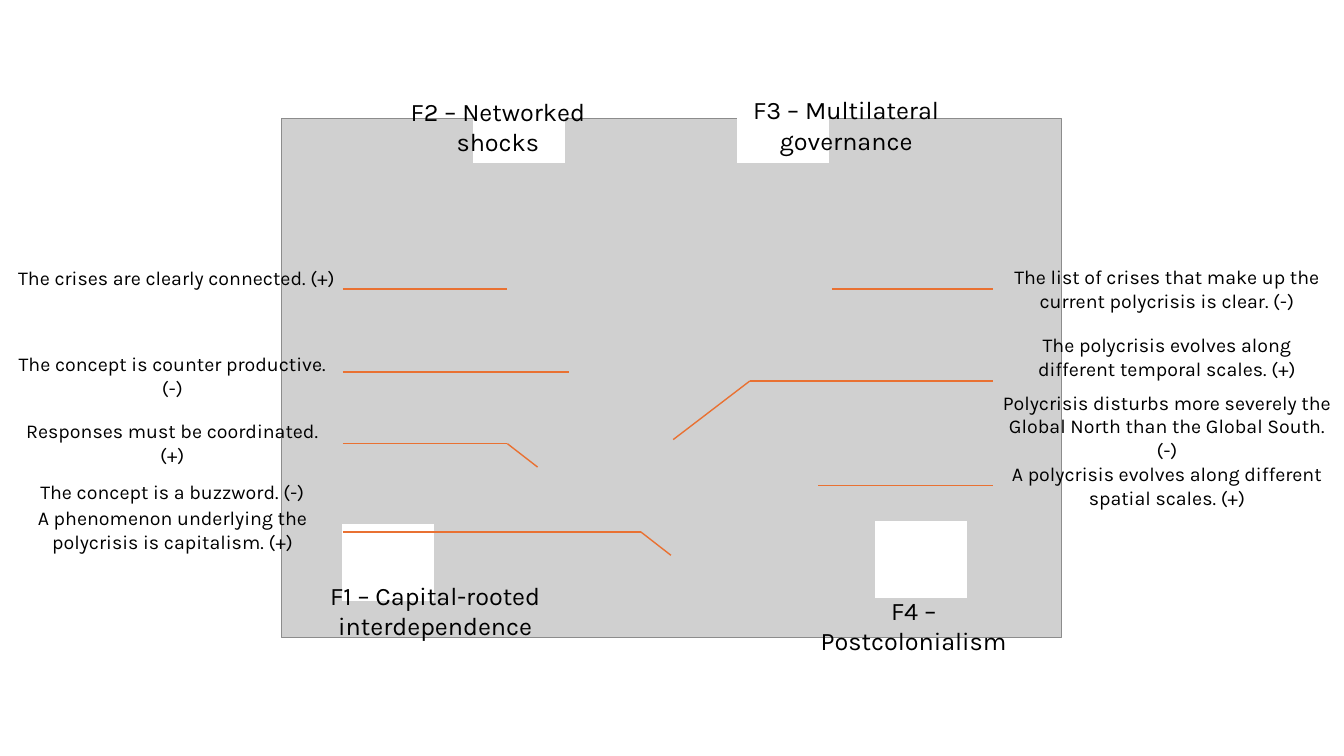
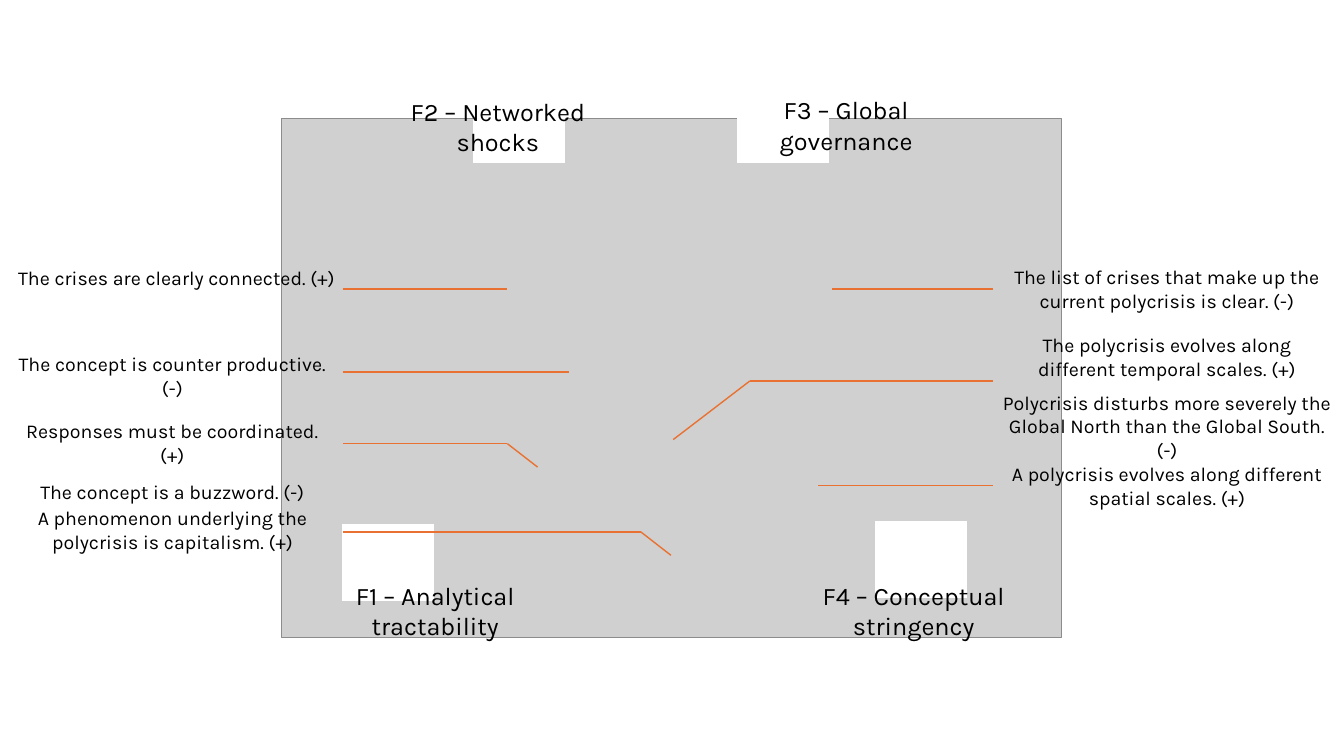
Before and after one commit to LouisD-KVA/Polycrisis-Q-method, a slide deck: slide 1 of Analysis/3_Venn diagram/Consensus/Modified Venn consensus.pptx. Drawn at 1344x756 pixels with LibreOffice and Linux fonts; fonts in the diff are those of the drawing; grey boxes stand for pictures. Boxes give left, top, right and bottom in pixels: in the first picture for what was removed or moved away, otherwise in the second. Text is boxed around its words. In the diff, an @@ line names an element or a change of style, - is before the commit and + after.

```diff
--- a/Analysis/3_Venn diagram/Consensus/Modified Venn consensus.pptx
+++ b/Analysis/3_Venn diagram/Consensus/Modified Venn consensus.pptx
@@ text at bbox=[780, 102, 913, 156]: text changed @@
-F3 – Multilateral governance
+F3 – Global governance
@@ text at bbox=[356, 582, 514, 641]: text changed @@
-F1 – Capital-rooted interdependence
+F1 – Analytical tractability
@@ text at bbox=[823, 582, 1005, 641]: text changed @@
-F4 – Postcolonialism
+F4 – Conceptual stringency
```
Also in this commit, not shown: 8 other files.
